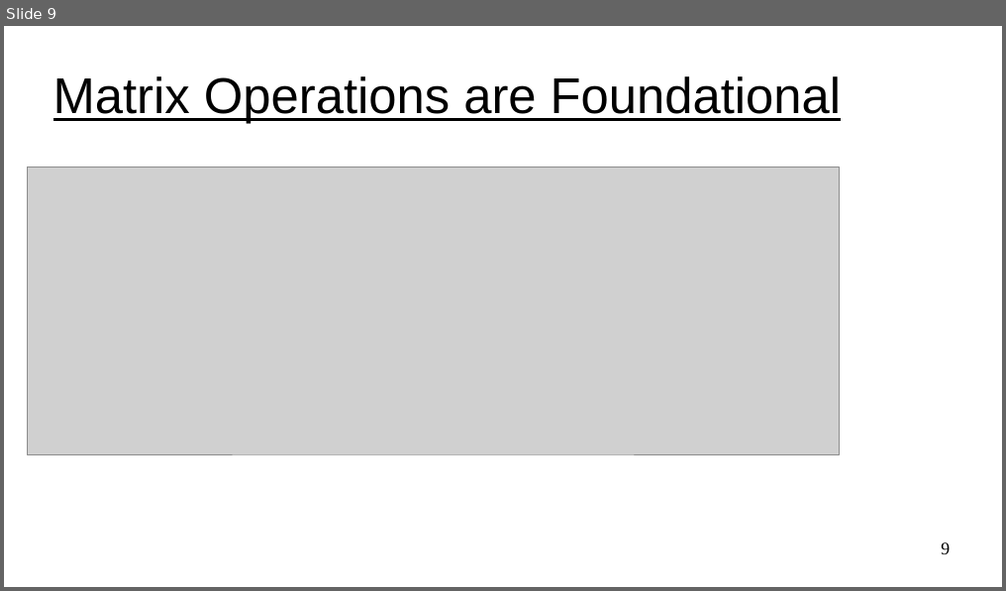
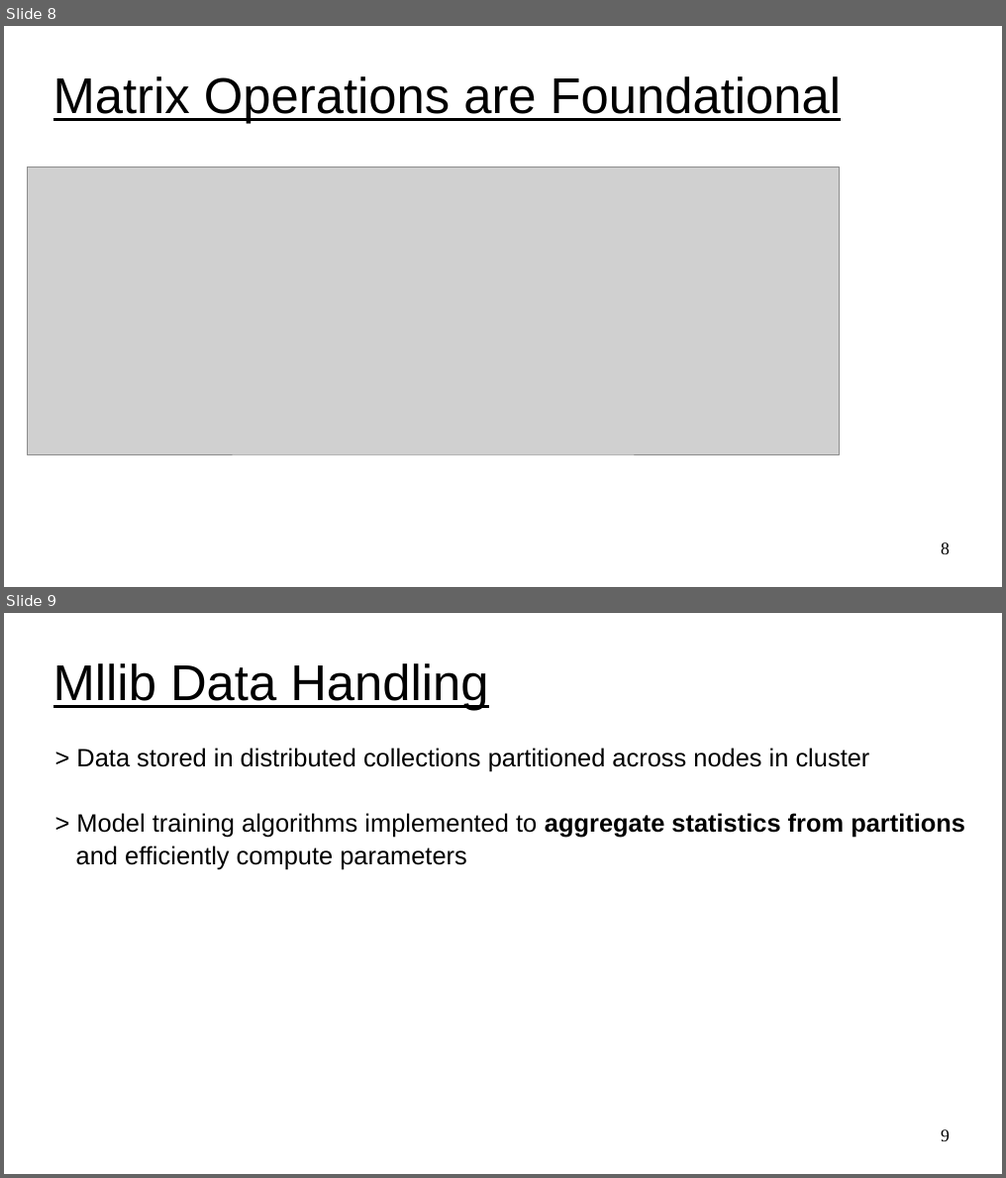
Before and after one commit to UVADS/distributed_computing, a slide deck: 04_mllib_intro_and_supervised_learning/mllib_method_summary.ppt. Shown one above the other, each under a label of ours: slide 9 before the commit, slides 8 and 9 after it. The pictures are 1006x591 and 1006x1178 pixels, drawn with LibreOffice and Linux fonts; fonts in the diff are those of the drawing; grey boxes stand for pictures. Boxes give left, top, right and bottom in pixels: in the first picture for what was removed or moved away, otherwise in the second. Text is boxed around its words. In the diff, an @@ line names an element or a change of style, - is before the commit and + after.

Commit message:
updates to MLlib notebooks and more MLlib implementation slides

```diff
--- a/04_mllib_intro_and_supervised_learning/mllib_method_summary.ppt
+++ b/04_mllib_intro_and_supervised_learning/mllib_method_summary.ppt
@@ slide 9 added at [4, 613, 1002, 1174], background #FFFFFF @@
@@ text added at [54, 663, 488, 711], 40 pt, text #000000, underline @@
+Mllib Data Handling
@@ text added at [76, 748, 965, 870], 20 pt, text #000000 @@
+> Data stored in distributed collections partitioned across nodes in cluster
+> Model training algorithms implemented to aggregate statistics from partitions
+and efficiently compute parameters
@@ page number added at [941, 1130, 949, 1142], 14 pt, text #000000 @@
+9
@@ what was slide 9 is now slide 8 @@
@@ page number at [941, 543, 949, 555]: text changed @@
-9
+8
```
Also in this commit, not shown: 1 slide changed, 2 other slides added, 1 slide removed, 2 other files.
